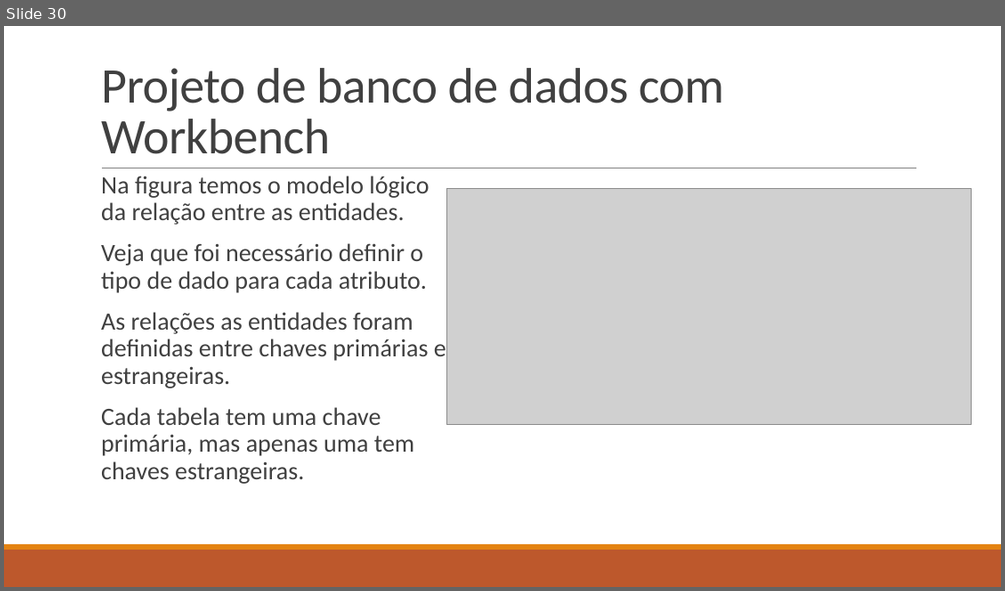
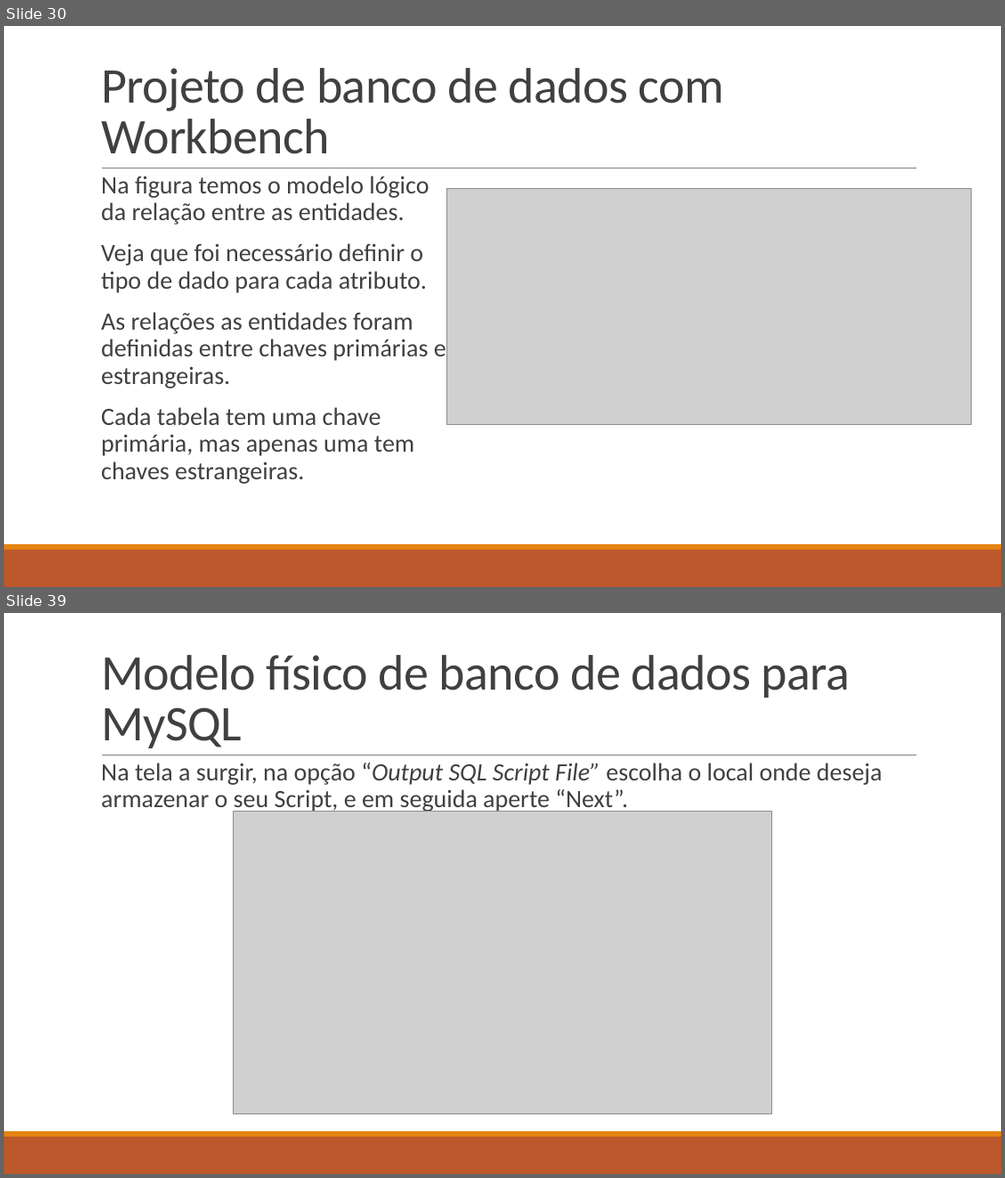
Before and after one commit to LucasHerculanoAmaro/Minhas-Aulas, a slide deck: Euripedes Simões de Paula/Banco de Dados/Aula 9/Projeto de Banco de Dados.pptx. Shown one above the other, each under a label of ours: slide 30 before the commit, slides 30 and 39 after it; the slides between them are not shown. The pictures are 1005x591 and 1005x1178 pixels, drawn with LibreOffice and Linux fonts; fonts in the diff are those of the drawing; grey boxes stand for pictures. Boxes give left, top, right and bottom in pixels: in the first picture for what was removed or moved away, otherwise in the second. Text is boxed around its words. In the diff, an @@ line names an element or a change of style, - is before the commit and + after.

Commit message:
adicionando aula 9 completa ao curso Banco de Dados

```diff
--- a/Euripedes Simões de Paula/Banco de Dados/Aula 9/Projeto de Banco de Dados.pptx
+++ b/Euripedes Simões de Paula/Banco de Dados/Aula 9/Projeto de Banco de Dados.pptx
@@ slide 39 added at [4,613,1001,1174], background #FFFFFF; not listed: 3 template elements that a slide beside it also shows @@
@@ title added at [101,655,850,748], 48 pt, text #404040 @@
+Modelo físico de banco de dados para MySQL
@@ text added at [101,763,882,813], 24 pt, text #404040 @@
+  Na tela a surgir, na opção “Output SQL Script File” escolha o local onde deseja armazenar o seu Script, e em seguida aperte “Next”.
@@ picture added at [233,811,771,1114] @@
```
Also in this commit, not shown: 15 other slides added, 2 other files.
